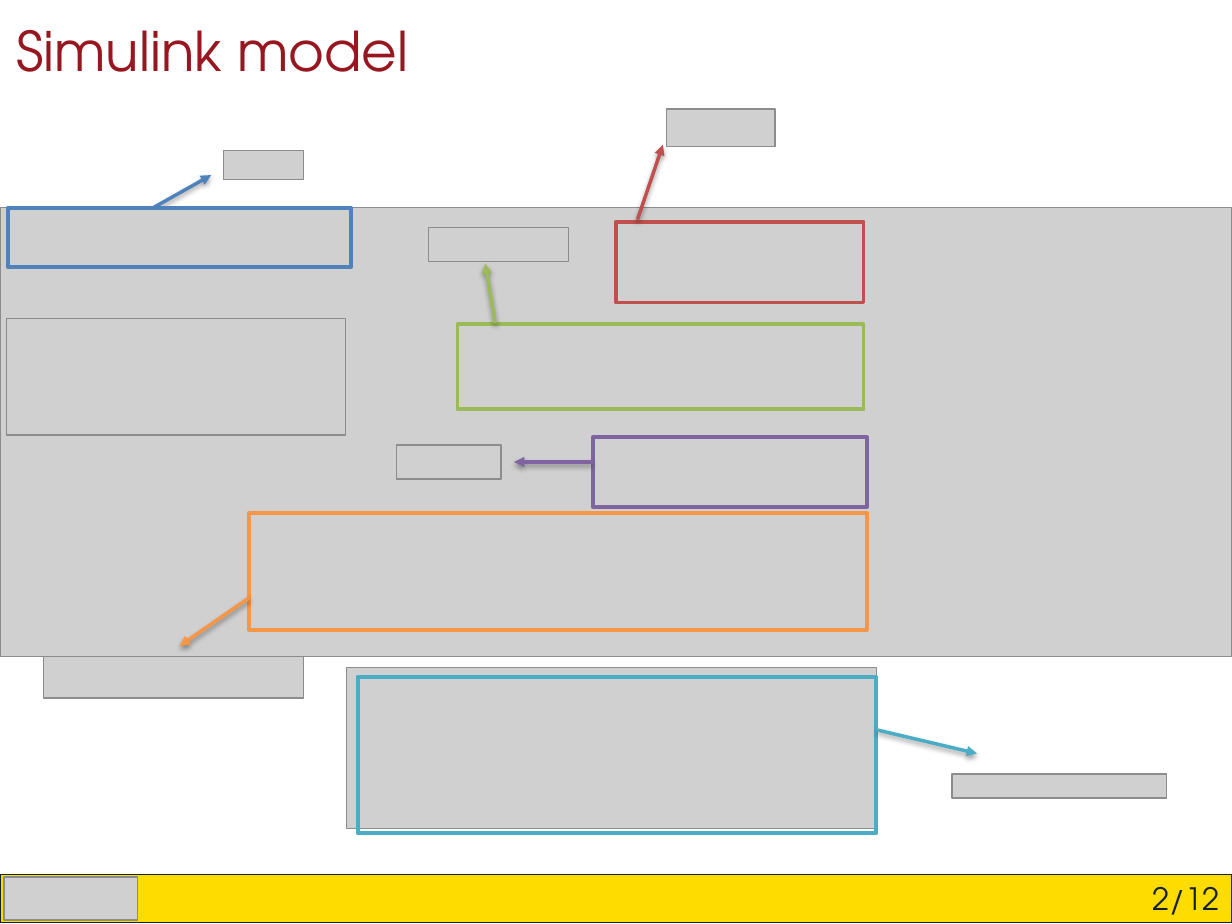
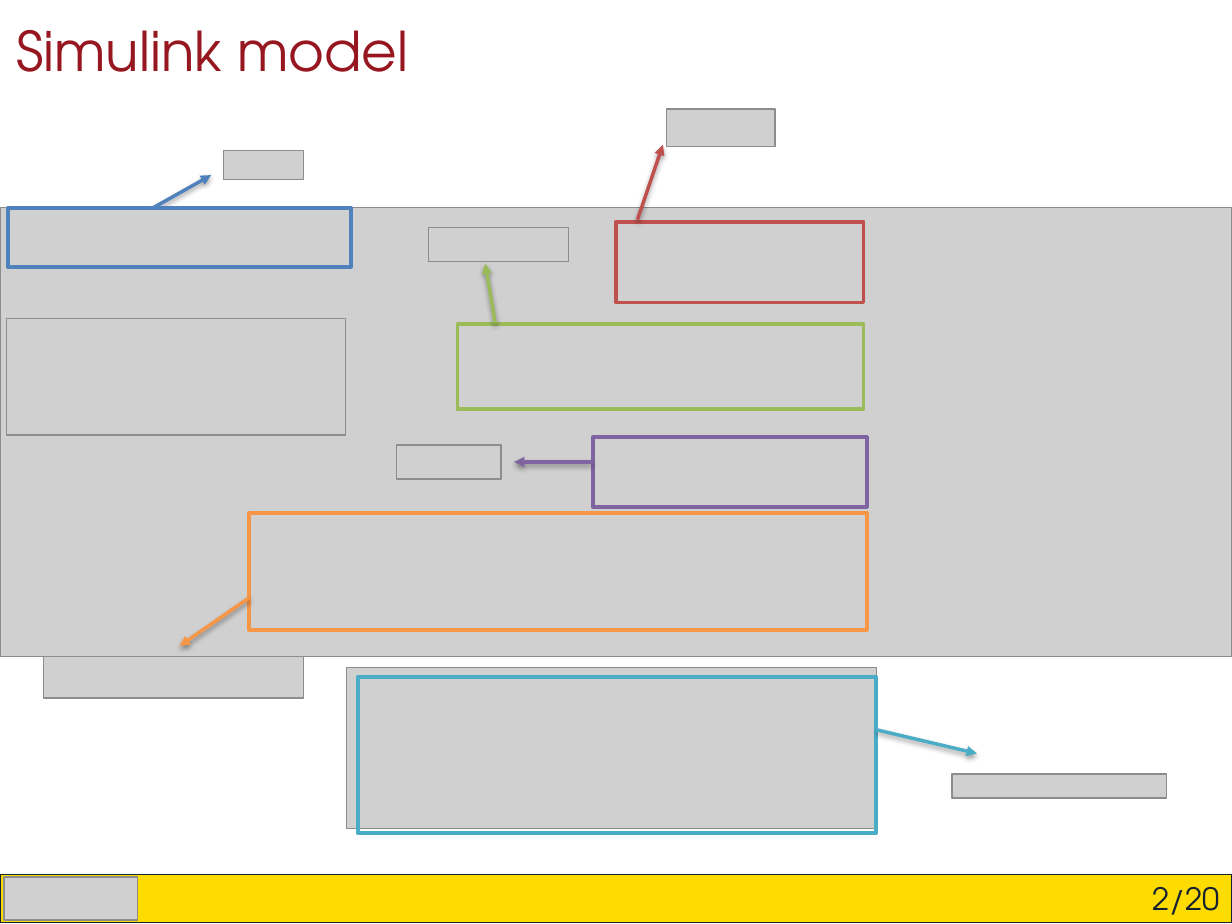
Before and after one commit to Arciro/CSAGV-project, a slide deck: slide 3 of Presentation.pptx. Drawn at 1232x924 pixels with LibreOffice and Linux fonts; fonts in the diff are those of the drawing; grey boxes stand for pictures. Boxes give left, top, right and bottom in pixels: in the first picture for what was removed or moved away, otherwise in the second. Text is boxed around its words. In the diff, an @@ line names an element or a change of style, - is before the commit and + after.

```diff
--- a/Presentation.pptx
+++ b/Presentation.pptx
@@ text in rectangle at bbox=[1153, 887, 1220, 924]: text changed @@
-2/12
+2/20
```
Also in this commit, not shown: 19 other slides changed.
